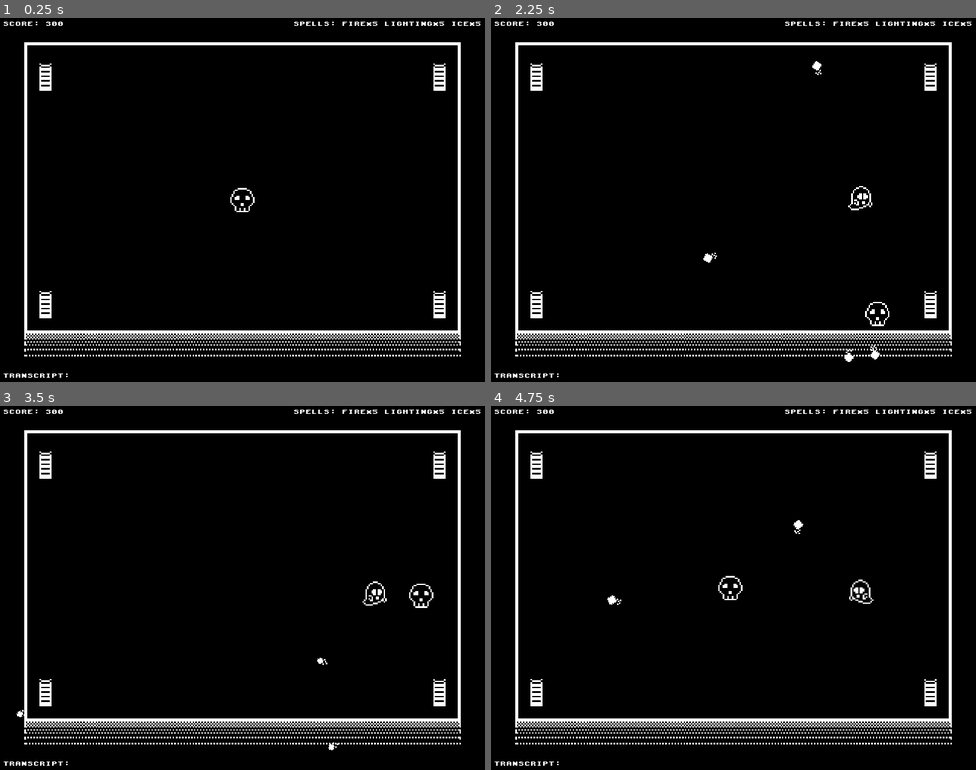
Above: before the commit, frames 1-4 (two rows, left to right).
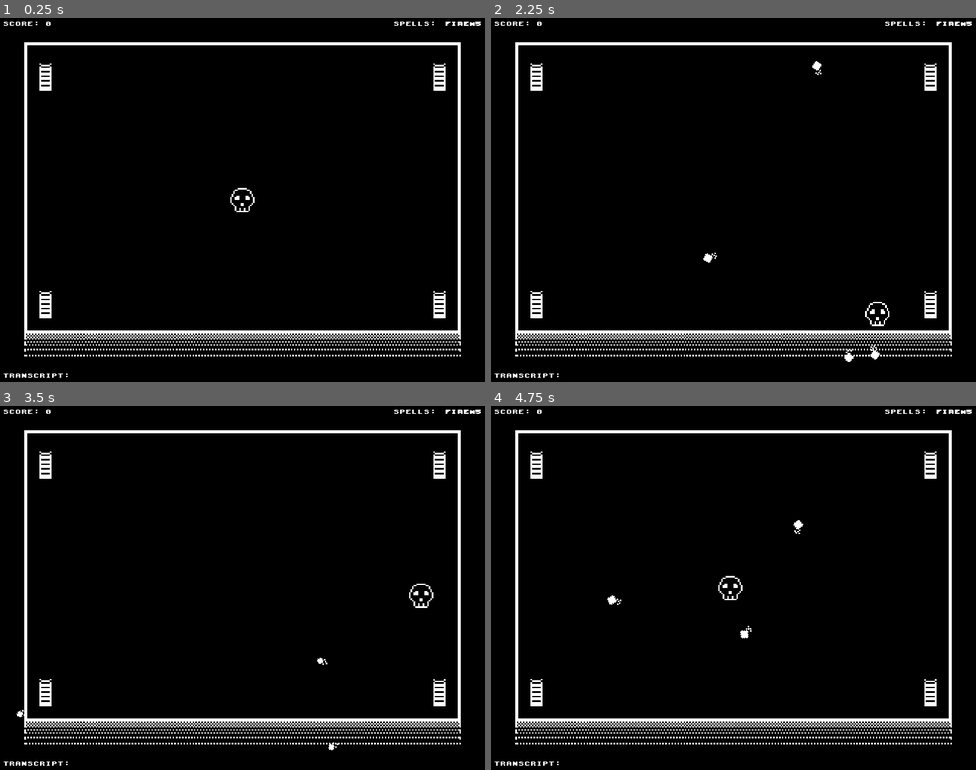
Above: after the commit, the same moments.

Repository: deepgram/SpookySpeechSpells
Game: Godot game, scene res://Scenes/Game.tscn
Same seed, same stepped clock (60 frames per second), same inputs: the game is played once before the commit and once after it.
Inputs:
- Up to frame 1 (0.25 s): no input
- Up to frame 2 (2.25 s): tap Enter at 0.5 s; hold D 0.53-1.28 s; tap Space at 0.6, 0.77, 1.07, 1.52, 1.55, 1.82, 2.1 s; hold S 1.28-2.03 s; tap F at 1.35 s; hold D from 2.03 s (still down)
- Up to frame 3 (3.5 s): release D at 2.78 s; hold W from 2.78 s (still down); tap F at 2.85 s; tap Space at 3.02, 3.05, 3.32 s
- Up to frame 4 (4.75 s): release W at 3.53 s; hold A from 3.53 s (still down); tap Space at 3.6, 3.77, 4.07, 4.52, 4.55 s; tap F at 4.35 s

The runs differ from the first frame. In frame 1, 0.3% of the frame differs, in the area x 9-100%, y 1-3%; in frame 2, 0.4%; in frame 3, 0.3%; in frame 4, 0.4%, in the area x 9-100%, y 1-64%.

Commit message:
the game is playable as a game now

Diff:
--- a/Scenes/Game.gd
+++ b/Scenes/Game.gd
@@ -1,20 +1,53 @@
 extends Node2D
 
 var rng = RandomNumberGenerator.new()
+var score = 0
+var fire_spells = 5
+var lightening_spells = 5
+var ice_spells = 5
 
 func _input(event):
 	if event is InputEventKey and event.pressed:
 		if event.scancode == KEY_F:
 			for i in rng.randi_range(2, 5):
 				spawn_fireball()
+		if event.scancode == KEY_SPACE:
+			soft_reset()
 
 func _ready():
 	rng.randomize()
+	$DeepgramInstance.initialize("6bcd9cacad1f0a0dc84cbda8e7ac0b3501eedf3b")
 
-func _process(delta):
+func _on_DeepgramInstance_message_received(message):
+	var message_json = JSON.parse(message)
+	if message_json.error == OK:
+		if typeof(message_json.result) == TYPE_DICTIONARY:
+			if message_json.result.has("is_final"):
+				if message_json.result["is_final"] == true:
+					var transcript = message_json.result["channel"]["alternatives"][0]["transcript"]
+					print("Transcript received: " + transcript)
+					$CanvasLayer/UI.update_transcript(transcript)
+					for i in transcript.count("fire"):
+						if fire_spells > 0 and $Player.visible:
+							for j in rng.randi_range(2, 5):
+								spawn_fireball()
+							fire_spells -= 1
+							$CanvasLayer/UI.update_fire_spells(fire_spells)
+							$CanvasLayer/UI.fire_spell_should_blink = true
+
+	else:
+		print("Failed to parse Deepgram message!")
+
+func _process(_delta):
+	if !$Player.visible && !$CanvasLayer/UI/CenterUI.visible:
+		$CanvasLayer/UI.showGameOver(score)
+
 	var ghosts = get_tree().get_nodes_in_group("Ghost")
 	for ghost in ghosts:
-		ghost.destination = $Player.position
+		if $Player.visible:
+			ghost.destination = $Player.position
+		else:
+			ghost.destination = ghost.position
 
 	if $Torch1/TorchLight.lit and $Torch2/TorchLight.lit and $Torch3/TorchLight.lit and $Torch4/TorchLight.lit:
 		for ghost in ghosts:
@@ -33,13 +66,41 @@
 	fireball.rotation = fireball.direction.angle()
 	fireball.position = $Player.position
 
+func _on_GhostSpawnTimer_timeout():
+	if $Player.visible:
+		var ghost = load("res://Scenes/Ghost.tscn").instance()
+		add_child(ghost)
 
-func _on_GhostSpawnTimer_timeout():
-	var ghost = load("res://Scenes/Ghost.tscn").instance()
-	add_child(ghost)
+		var random_angle = rng.randf_range(0.0, 2 * PI)
+		var random_distance = rng.randi_range(100, 200)
+		var spawn_position = $Player.position + Vector2(cos(random_angle), sin(random_angle)) * random_distance
+		ghost.position = spawn_position
+		ghost.destination = $Player.position
 
-	var random_angle = rng.randf_range(0.0, 2 * PI)
-	var random_distance = rng.randi_range(100, 200)
-	var spawn_position = $Player.position + Vector2(cos(random_angle), sin(random_angle)) * random_distance
-	ghost.position = spawn_position
-	ghost.destination = $Player.position
+func _on_ScoreTimer_timeout():
+	if $Player.visible:
+		score += 1
+		$CanvasLayer/UI.update_score(score)
+
+		if fire_spells < 5:
+			fire_spells += 1
+			$CanvasLayer/UI.update_fire_spells(fire_spells)
+			if fire_spells == 5:
+				$CanvasLayer/UI.fire_spell_should_blink = false
+
+func soft_reset():
+	var ghosts = get_tree().get_nodes_in_group("Ghost")
+	for ghost in ghosts:
+		ghost.destroy()
+
+	score = 0
+	fire_spells = 5
+	lightening_spells = 5
+	ice_spells = 5
+
+	$CanvasLayer/UI.update_score(score)
+	$CanvasLayer/UI.update_fire_spells(fire_spells)
+	$CanvasLayer/UI.fire_spell_should_blink = false
+
+	$CanvasLayer/UI.hideGameOver()
+	$Player.visible = true
--- a/Scenes/Game.tscn
+++ b/Scenes/Game.tscn
@@ -1,10 +1,11 @@
-[gd_scene load_steps=6 format=2]
+[gd_scene load_steps=7 format=2]
 
 [ext_resource path="res://Scenes/Map.tscn" type="PackedScene" id=1]
 [ext_resource path="res://Scenes/UI.tscn" type="PackedScene" id=2]
 [ext_resource path="res://Scenes/Player.tscn" type="PackedScene" id=3]
 [ext_resource path="res://Scenes/Game.gd" type="Script" id=4]
 [ext_resource path="res://Scenes/Torch.tscn" type="PackedScene" id=5]
+[ext_resource path="res://Scenes/DeepgramIntegration/DeepgramInstance.tscn" type="PackedScene" id=6]
 
 [node name="Game" type="Node2D"]
 script = ExtResource( 4 )
@@ -38,4 +39,11 @@
 wait_time = 2.0
 autostart = true
 
+[node name="DeepgramInstance" parent="." instance=ExtResource( 6 )]
+
+[node name="ScoreTimer" type="Timer" parent="."]
+autostart = true
+
 [connection signal="timeout" from="GhostSpawnTimer" to="." method="_on_GhostSpawnTimer_timeout"]
+[connection signal="message_received" from="DeepgramInstance" to="." method="_on_DeepgramInstance_message_received"]
+[connection signal="timeout" from="ScoreTimer" to="." method="_on_ScoreTimer_timeout"]
--- a/Scenes/Ghost.gd
+++ b/Scenes/Ghost.gd
@@ -14,3 +14,7 @@
 
 func destroy():
 	get_tree().queue_delete(self)
+
+func _on_Ghost_body_entered(body):
+	if body.is_in_group("Player") and body.visible:
+		body.visible = false
--- a/Scenes/Ghost.tscn
+++ b/Scenes/Ghost.tscn
@@ -17,3 +17,5 @@
 
 [node name="CollisionShape2D" type="CollisionShape2D" parent="."]
 shape = SubResource( 1 )
+
+[connection signal="body_entered" from="." to="." method="_on_Ghost_body_entered"]
--- a/Scenes/Player.gd
+++ b/Scenes/Player.gd
@@ -19,3 +19,6 @@
 		velocity.x = 0
 
 	var _returned_velocity = move_and_slide(velocity, Vector2(0, 0), false, 4, 0, false)
+
+func destroy():
+	get_tree().queue_delete(self)
--- a/Scenes/Torch.tscn
+++ b/Scenes/Torch.tscn
@@ -11,15 +11,15 @@
 
 [sub_resource type="SpriteFrames" id=2]
 animations = [ {
+"frames": [ ExtResource( 4 ), ExtResource( 3 ) ],
+"loop": true,
+"name": "lit",
+"speed": 12.0
+}, {
 "frames": [ ExtResource( 1 ) ],
 "loop": true,
 "name": "unlit",
 "speed": 5.0
-}, {
-"frames": [ ExtResource( 4 ), ExtResource( 3 ) ],
-"loop": true,
-"name": "lit",
-"speed": 12.0
 } ]
 
 [sub_resource type="RectangleShape2D" id=3]
@@ -51,7 +51,7 @@
 shape = SubResource( 3 )
 
 [node name="Timer" type="Timer" parent="TorchLight"]
-wait_time = 10.0
+wait_time = 30.0
 one_shot = true
 
 [connection signal="timeout" from="TorchLight/Timer" to="TorchLight" method="_on_Timer_timeout"]
--- /dev/null
+++ b/Scenes/UI.gd
@@ -0,0 +1,31 @@
+extends Control
+
+var fire_spell_should_blink = false
+
+func update_score(score):
+	$TopRowUI/HBoxContainer/Score.text = "SCORE: " + str(score)
+
+func update_transcript(transcript):
+	if transcript.length() > 0:
+		$BottomUI/HBoxContainer/Transcript.text += " " + transcript
+		if $BottomUI/HBoxContainer/Transcript.get_line_count() > 1:
+			$BottomUI/HBoxContainer/Transcript.text = "TRANSCRIPT: " + transcript
+
+func update_fire_spells(count):
+	$TopRowUI/HBoxContainer/FireSpell.text[5] = str(count)
+
+func _on_SpellBlinkTimer_timeout():
+	if fire_spell_should_blink:
+		if $TopRowUI/HBoxContainer/FireSpell.modulate.a == 0:
+			$TopRowUI/HBoxContainer/FireSpell.modulate.a = 255
+		else:
+			$TopRowUI/HBoxContainer/FireSpell.modulate.a = 0
+	else:
+		$TopRowUI/HBoxContainer/FireSpell.modulate.a = 255
+
+func showGameOver(final_score):
+	$CenterUI/VBoxContainer/YourScore.text = "YOUR SCORE: " + str(final_score)
+	$CenterUI.visible = true
+
+func hideGameOver():
+	$CenterUI.visible = false
--- a/Scenes/UI.tscn
+++ b/Scenes/UI.tscn
@@ -1,6 +1,7 @@
-[gd_scene load_steps=5 format=2]
+[gd_scene load_steps=10 format=2]
 
 [ext_resource path="res://Assets/Font/kongtext.ttf" type="DynamicFontData" id=1]
+[ext_resource path="res://Scenes/UI.gd" type="Script" id=2]
 
 [sub_resource type="DynamicFont" id=1]
 size = 8
@@ -10,14 +11,29 @@
 size = 8
 font_data = ExtResource( 1 )
 
+[sub_resource type="DynamicFont" id=4]
+size = 8
+font_data = ExtResource( 1 )
+
 [sub_resource type="DynamicFont" id=3]
 size = 8
+font_data = ExtResource( 1 )
+
+[sub_resource type="DynamicFont" id=5]
+size = 32
+font_data = ExtResource( 1 )
+
+[sub_resource type="DynamicFont" id=6]
+font_data = ExtResource( 1 )
+
+[sub_resource type="DynamicFont" id=7]
 font_data = ExtResource( 1 )
 
 [node name="UI" type="Control"]
 anchor_left = 0.000431681
 anchor_right = 1.00043
 anchor_bottom = 1.0
+script = ExtResource( 2 )
 __meta__ = {
 "_edit_use_anchors_": false
 }
@@ -32,27 +48,37 @@
 }
 
 [node name="HBoxContainer" type="HBoxContainer" parent="TopRowUI"]
-margin_right = 632.0
-margin_bottom = 8.0
+margin_right = 631.0
+margin_bottom = 16.0
 
 [node name="Score" type="Label" parent="TopRowUI/HBoxContainer"]
-margin_right = 80.0
-margin_bottom = 8.0
+margin_top = 4.0
+margin_right = 64.0
+margin_bottom = 12.0
 custom_fonts/font = SubResource( 1 )
-text = "SCORE: 300"
+text = "SCORE: 0"
 
 [node name="MarginContainer" type="MarginContainer" parent="TopRowUI/HBoxContainer"]
-margin_left = 84.0
-margin_right = 380.0
-margin_bottom = 8.0
+margin_left = 68.0
+margin_right = 511.0
+margin_bottom = 16.0
 size_flags_horizontal = 3
 
 [node name="Spells" type="Label" parent="TopRowUI/HBoxContainer"]
-margin_left = 384.0
-margin_right = 632.0
-margin_bottom = 8.0
+margin_left = 515.0
+margin_top = 4.0
+margin_right = 579.0
+margin_bottom = 12.0
 custom_fonts/font = SubResource( 2 )
-text = "SPELLS: FIREx5 LIGHTINGx5 ICEx5"
+text = "SPELLS: "
+
+[node name="FireSpell" type="Label" parent="TopRowUI/HBoxContainer"]
+margin_left = 583.0
+margin_top = 4.0
+margin_right = 631.0
+margin_bottom = 12.0
+custom_fonts/font = SubResource( 4 )
+text = "FIREx5"
 
 [node name="BottomUI" type="MarginContainer" parent="."]
 anchor_top = 1.0
@@ -67,11 +93,62 @@
 }
 
 [node name="HBoxContainer" type="HBoxContainer" parent="BottomUI"]
-margin_right = 632.0
+margin_right = 631.0
 margin_bottom = 8.0
 
 [node name="Transcript" type="Label" parent="BottomUI/HBoxContainer"]
-margin_right = 88.0
+margin_right = 631.0
 margin_bottom = 8.0
+size_flags_horizontal = 3
 custom_fonts/font = SubResource( 3 )
 text = "TRANSCRIPT:"
+autowrap = true
+
+[node name="SpellBlinkTimer" type="Timer" parent="."]
+wait_time = 0.2
+autostart = true
+
+[node name="CenterUI" type="MarginContainer" parent="."]
+visible = false
+anchor_left = 0.5
+anchor_top = 0.5
+anchor_right = 0.5
+anchor_bottom = 0.5
+margin_left = -160.0
+margin_top = -36.0
+margin_right = 160.0
+margin_bottom = 36.0
+__meta__ = {
+"_edit_use_anchors_": false
+}
+
+[node name="VBoxContainer" type="VBoxContainer" parent="CenterUI"]
+margin_right = 320.0
+margin_bottom = 72.0
+
+[node name="GameOver" type="Label" parent="CenterUI/VBoxContainer"]
+margin_right = 320.0
+margin_bottom = 32.0
+custom_fonts/font = SubResource( 5 )
+text = "GAME OVER"
+align = 1
+
+[node name="Label" type="Label" parent="CenterUI/VBoxContainer"]
+margin_top = 36.0
+margin_right = 320.0
+margin_bottom = 52.0
+custom_fonts/font = SubResource( 6 )
+text = "PRESS SPACE TO RETRY"
+__meta__ = {
+"_edit_use_anchors_": false
+}
+
+[node name="YourScore" type="Label" parent="CenterUI/VBoxContainer"]
+margin_top = 56.0
+margin_right = 320.0
+margin_bottom = 72.0
+custom_fonts/font = SubResource( 7 )
+text = "YOUR SCORE:"
+align = 1
+
+[connection signal="timeout" from="SpellBlinkTimer" to="." method="_on_SpellBlinkTimer_timeout"]
